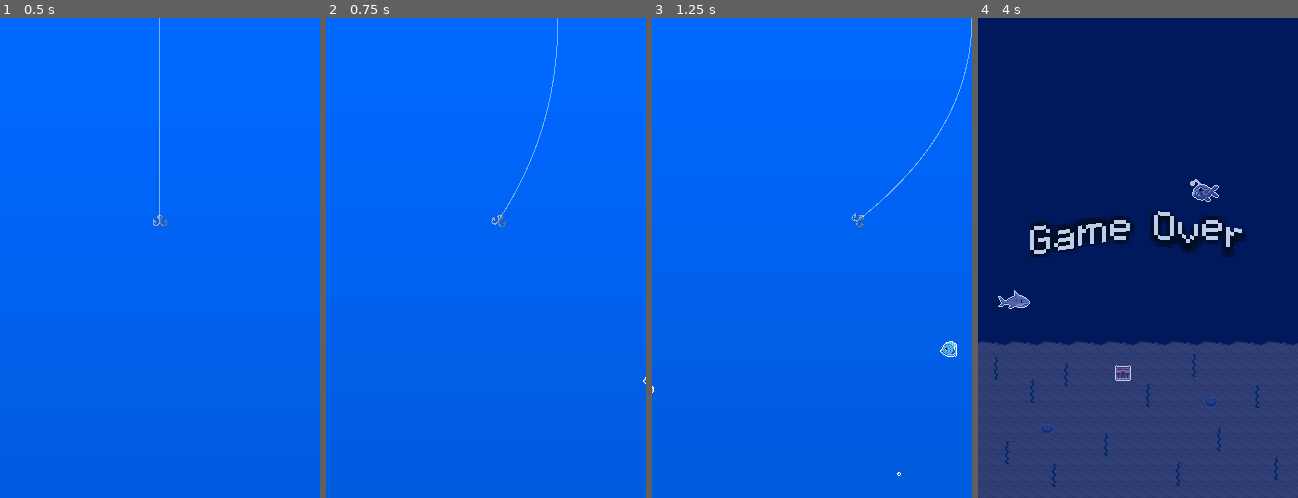
Above: before the commit, frames 1-4 (left to right).
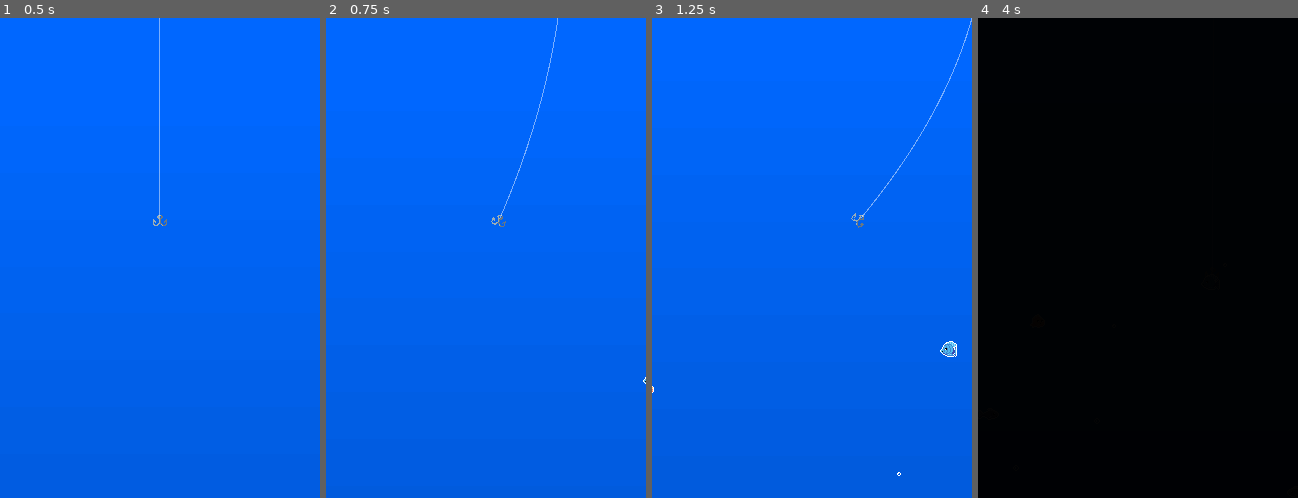
Above: after the commit, the same moments.

Repository: Maxic/fish-game
Game: Godot game, scene res://main.tscn
The game is run twice, just before and just after one commit, with the same random seed, the same clock (stepped at 60 frames per second) and the same inputs.
Inputs:
- Up to frame 1 (0.5 s): no input
- Up to frame 2 (0.75 s): tap Enter at 0.5 s; hold D (right) from 0.53 s (still down)
- Up to frame 3 (1.25 s): keep holding D (right)
- Up to frame 4 (4 s): release D (right) at 1.28 s; hold S (down) 1.28-2.03 s; hold D (right) 2.03-2.78 s; hold W (up) 2.78-3.53 s; hold A (left) from 3.53 s (still down)

Frame 1 is identical in both runs. In frame 2, 0.3% of the frame differs, in the area x 54-73%, y 1-42%; in frame 3, 0.3%; in frame 4, 100%, in the area x 0-100%, y 0-100%.

Commit message:
better line, pick up chest

Diff:
--- a/scenes/background.tscn
+++ b/scenes/background.tscn
@@ -28,6 +28,9 @@
 "speed": 5.0
 }]
 
+[sub_resource type="RectangleShape2D" id="RectangleShape2D_q43xv"]
+size = Vector2(71, 351.75)
+
 [node name="background" type="Node2D"]
 rotation = 1.5708
 script = ExtResource("1_kemwl")
@@ -55,9 +58,8 @@
 position = Vector2(2981, -157.011)
 
 [node name="Chest" parent="." instance=ExtResource("3_rwt33")]
-position = Vector2(3346, -154)
+position = Vector2(3337, -160)
 rotation = -1.5708
-scale = Vector2(2, 2)
 
 [node name="seaweeds" type="Node2D" parent="."]
 
@@ -128,4 +130,11 @@
 scale = Vector2(2, 2)
 sprite_frames = SubResource("SpriteFrames_bapc0")
 
+[node name="StaticBody2D" type="StaticBody2D" parent="."]
+position = Vector2(3397, -148)
+
+[node name="CollisionShape2D" type="CollisionShape2D" parent="StaticBody2D"]
+position = Vector2(14, -17)
+shape = SubResource("RectangleShape2D_q43xv")
+
 [connection signal="screen_exited" from="VisibleOnScreenNotifier2D" to="." method="_on_visible_on_screen_notifier_2d_screen_exited"]
--- a/scenes/chest.tscn
+++ b/scenes/chest.tscn
@@ -3,11 +3,16 @@
 [ext_resource type="Texture2D" uid="uid://c67pdqpm4dq4k" path="res://sprite_assets/chest_hook.png" id="1_x5o8h"]
 
 [node name="Chest" type="RigidBody2D"]
+collision_layer = 2
+center_of_mass_mode = 1
+center_of_mass = Vector2(2.08167e-16, 1)
 
 [node name="Sprite2D" type="Sprite2D" parent="."]
+scale = Vector2(2, 2)
 texture = ExtResource("1_x5o8h")
 
 [node name="CollisionPolygon2D" type="CollisionPolygon2D" parent="."]
-position = Vector2(3, -11)
+position = Vector2(6, -22)
+scale = Vector2(2, 2)
 build_mode = 1
 polygon = PackedVector2Array(0, -1, -6, -1, -8, 1, -8, 5, -7, 5, -7, 1, -5, 1, 0, 1, 0, 7, -1, 7, -3, 9, -5, 9, -5, 11, -11, 11, -11, 28, 5, 28, 5, 11, -1, 11, -1, 9, 0, 9, 2, 7, 2, 1)
--- a/scenes/hook.tscn
+++ b/scenes/hook.tscn
@@ -5,7 +5,7 @@
 [ext_resource type="Script" path="res://scripts/line.gd" id="3_t0rqq"]
 
 [sub_resource type="CircleShape2D" id="CircleShape2D_a1m3l"]
-radius = 6.0
+radius = 2.0
 
 [node name="hook" type="StaticBody2D"]
 script = ExtResource("1_dpcp8")
@@ -23,5 +23,9 @@
 script = ExtResource("3_t0rqq")
 
 [node name="CollisionShape2D" type="CollisionShape2D" parent="."]
-position = Vector2(0, 1)
+position = Vector2(6, 3)
 shape = SubResource("CircleShape2D_a1m3l")
+
+[node name="CollisionShape2D2" type="CollisionShape2D" parent="."]
+position = Vector2(-6, 3)
+shape = SubResource("CircleShape2D_a1m3l")
--- a/scripts/goldfish.gd
+++ b/scripts/goldfish.gd
@@ -23,5 +23,6 @@
 	queue_free()
 
 
-func _on_area_2d_body_entered(_body):
-	SceneManager.game_over = true
+func _on_area_2d_body_entered(body):
+	if body.name == "hook":
+		SceneManager.game_over = true
--- a/scripts/line.gd
+++ b/scripts/line.gd
@@ -40,7 +40,7 @@
 
 	for i in range(0, points_amount):
 		var straight_line_point = to_local(to_global(points[points.size()-1]).lerp(global_line_origin, weight))
-		points[i] = Vector2(straight_line_point.x*(i*offset+1)*(i*(offset)+1), straight_line_point.y)
+		points[i] = Vector2(straight_line_point.x*(i*offset+1), straight_line_point.y)
 		weight -= weight_step
 
 	points[points_amount-1] = to_local(to_global(Vector2(sprite_position.x, sprite_position.y)))
Not shown: 1 places in scenes/background.tscn that only renumber resources
